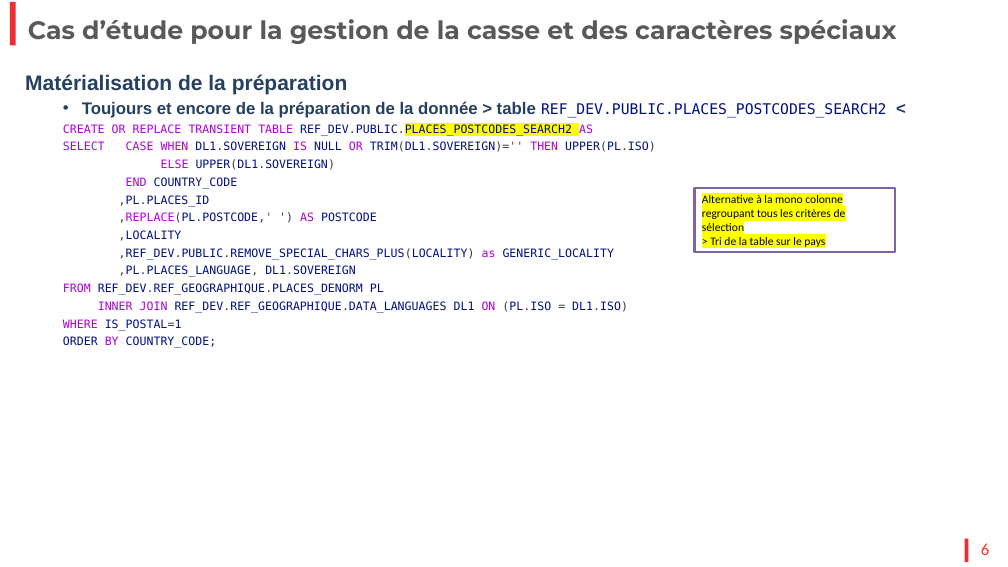
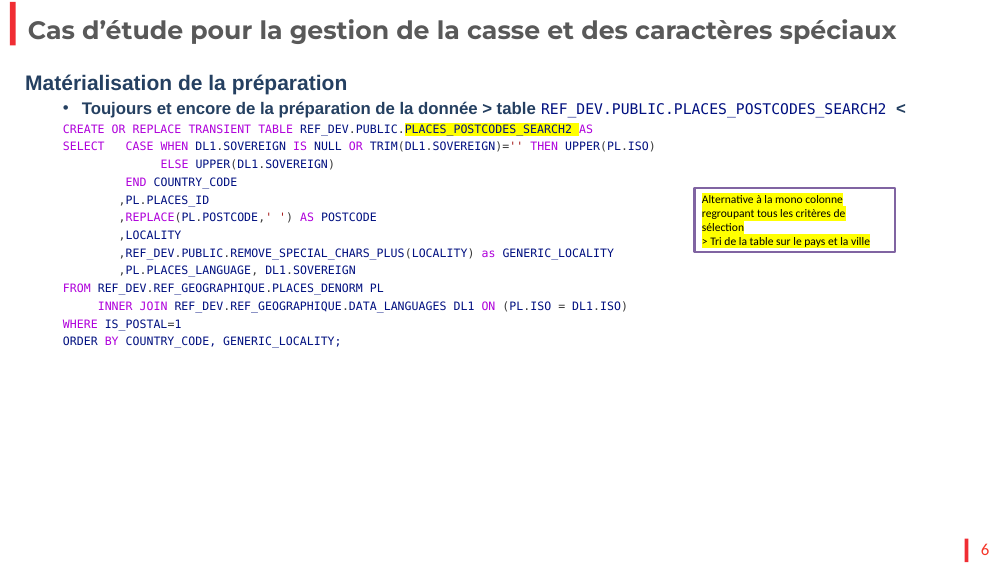
Before and after one commit to PhilippeR-dev/edhec-expert, a slide deck: slide 6 of EDHEC_Referentiel_Geographique.pptx. Drawn at 1008x567 pixels with LibreOffice and Linux fonts; fonts in the diff are those of the drawing; background and template pictures are left out. Boxes give left, top, right and bottom in pixels: in the first picture for what was removed or moved away, otherwise in the second. Text is boxed around its words. In the diff, an @@ line names an element or a change of style, - is before the commit and + after.

```diff
--- a/EDHEC_Referentiel_Geographique.pptx
+++ b/EDHEC_Referentiel_Geographique.pptx
@@ text in rectangle at (710, 237, 870, 247): text changed @@
-> Tri de la table sur le pays
+> Tri de la table sur le pays et la ville
@@ text at (63, 336, 341, 348): text changed @@
-  ORDER BY COUNTRY_CODE;
+  ORDER BY COUNTRY_CODE, GENERIC_LOCALITY;
```
Also in this commit, not shown: 3 other slides changed, 1 other file.
